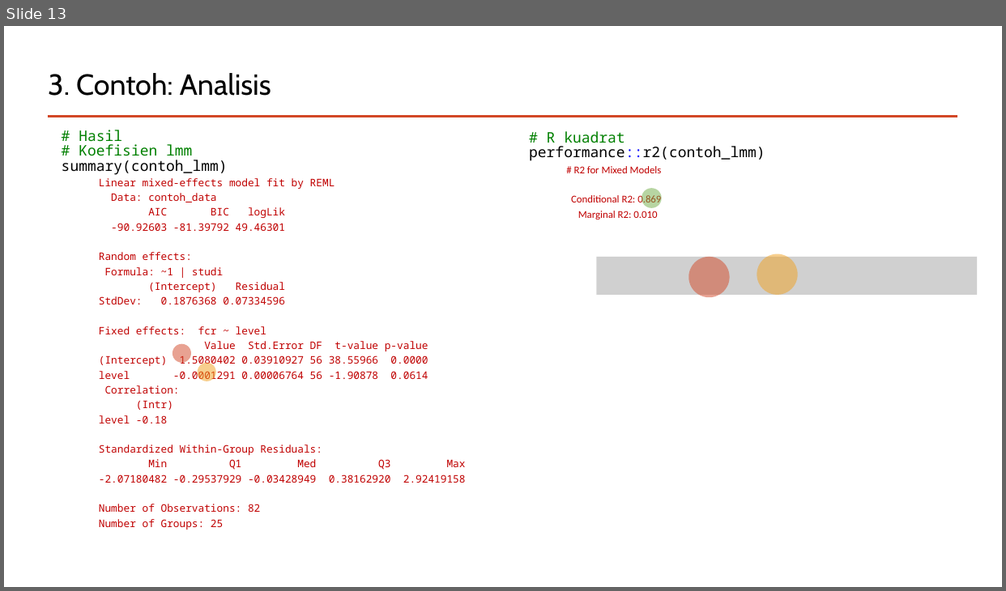
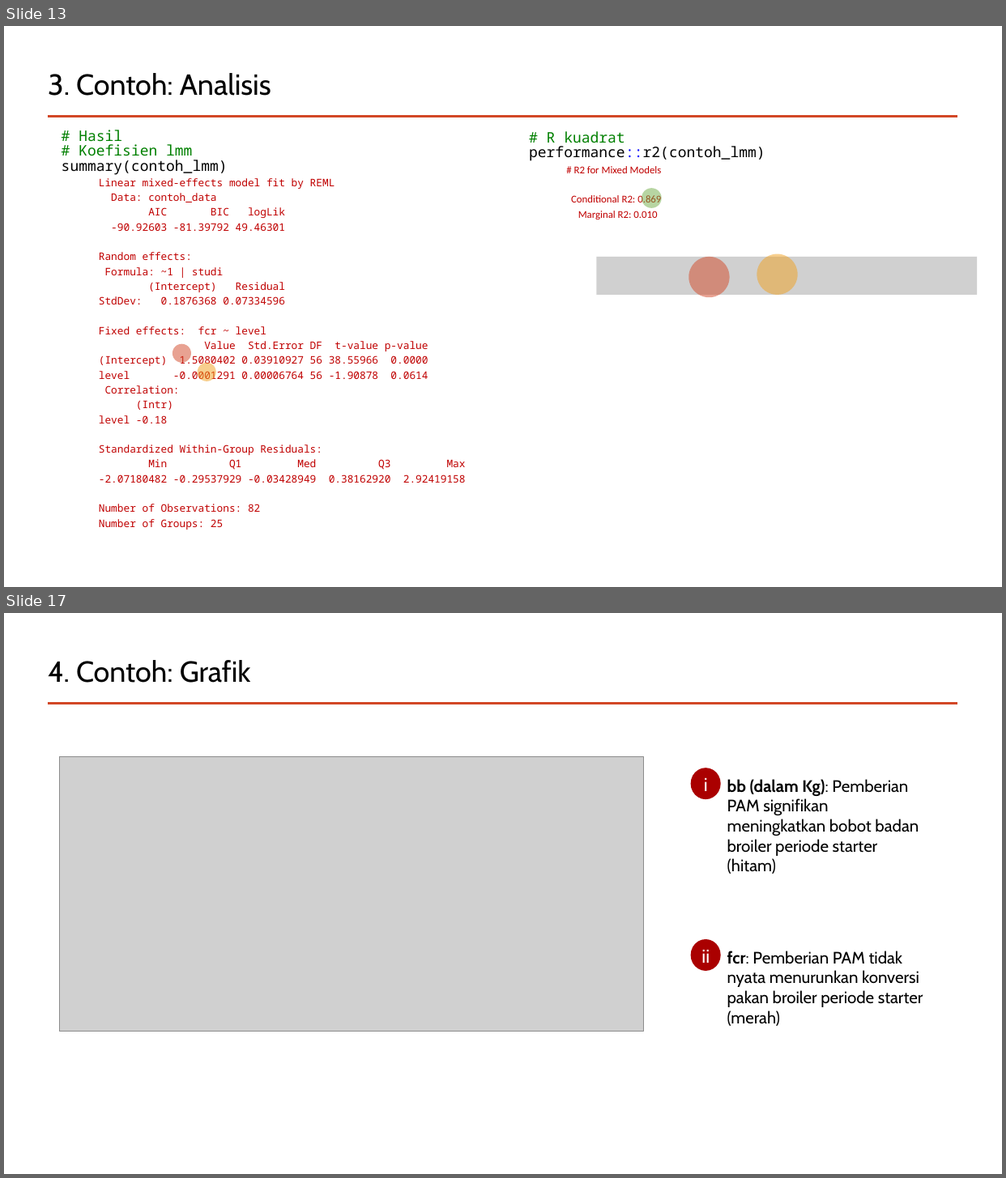
Before and after one commit to mohammad-miftakhus-sholikin/pelatihan-2020-metal, a slide deck: ch3_reference/Presentation_2022__Sholikin.pptx. Shown one above the other, each under a label of ours: slide 13 before the commit, slides 13 and 17 after it; the slides between them are not shown. The pictures are 1006x591 and 1006x1178 pixels, drawn with LibreOffice and Linux fonts; fonts in the diff are those of the drawing; grey boxes stand for pictures. Boxes give left, top, right and bottom in pixels: in the first picture for what was removed or moved away, otherwise in the second. Text is boxed around its words. In the diff, an @@ line names an element or a change of style, - is before the commit and + after.

```diff
--- a/ch3_reference/Presentation_2022__Sholikin.pptx
+++ b/ch3_reference/Presentation_2022__Sholikin.pptx
@@ slide 17 added at (4, 613, 1002, 1174), background #FFFFFF; not listed: 1 template element that a slide beside it also shows @@
@@ title added at (48, 660, 251, 683), 28 pt, text #000000 @@
+4. Contoh: Grafik
@@ picture added at (59, 756, 644, 1032) @@
@@ ellipse added at (691, 768, 720, 799), fill #AA0000 @@
@@ text added at (704, 778, 708, 791), 18 pt, text #FFFFFF @@
+i
@@ text added at (727, 779, 918, 874), 16 pt, text #000000 @@
+bb (dalam Kg): Pemberian PAM signifikan meningkatkan bobot badan broiler periode starter (hitam)
@@ ellipse added at (691, 939, 720, 971), fill #AA0000 @@
@@ text added at (701, 950, 710, 963), 18 pt, text #FFFFFF @@
+ii
@@ text added at (727, 951, 923, 1026), 16 pt, text #000000 @@
+fcr: Pemberian PAM tidak nyata menurunkan konversi pakan broiler periode starter (merah)
```
Also in this commit, not shown: 8 slides changed, 5 other slides added, 5 other files.
